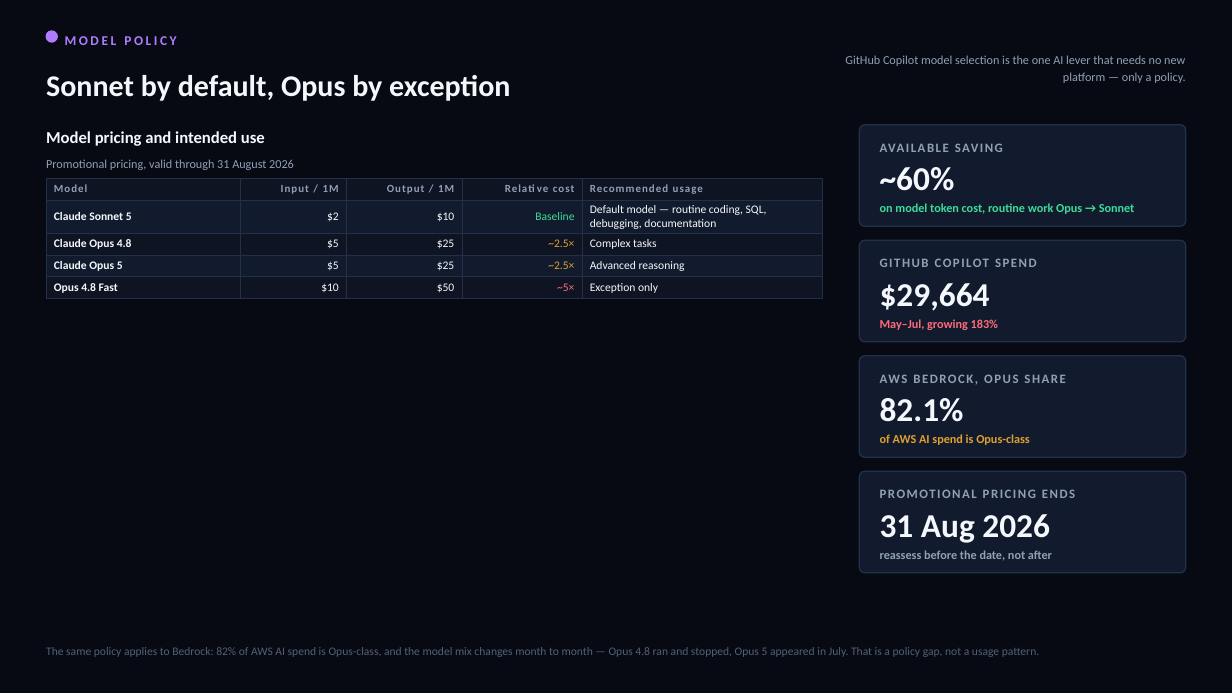
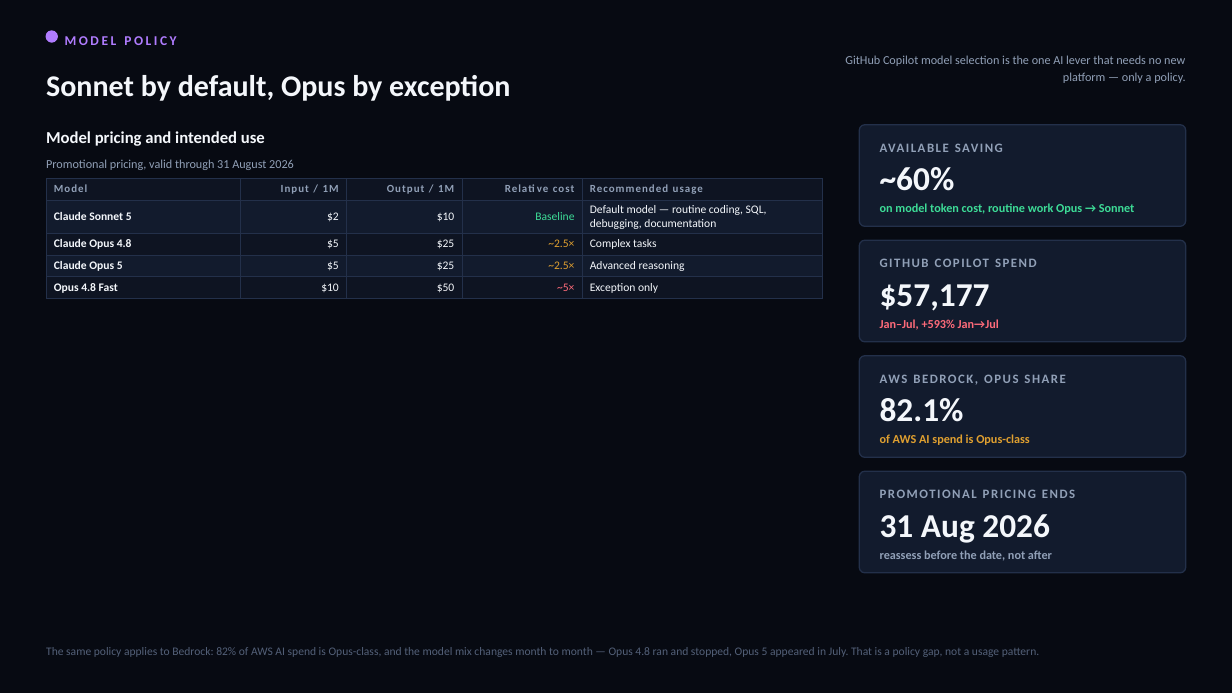
Before and after one commit to arielga5-code/Finops, a slide deck: slide 22 of deck/Harel_Cloud_Cost_CIO_v34.pptx (slide 23 before the commit). Drawn at 1232x693 pixels with LibreOffice and Linux fonts; fonts in the diff are those of the drawing. Boxes give left, top, right and bottom in pixels: in the first picture for what was removed or moved away, otherwise in the second. Text is boxed around its words. In the diff, an @@ line names an element or a change of style, - is before the commit and + after.

```diff
--- a/deck/Harel_Cloud_Cost_CIO_v34.pptx
+++ b/deck/Harel_Cloud_Cost_CIO_v34.pptx
@@ text at (880, 284, 990, 311): text changed @@
-$29,664
+$57,177
@@ text at (880, 319, 999, 330): text changed @@
-May–Jul, growing 183%
+Jan–Jul, +593% Jan→Jul
```
Also in this commit, not shown: 20 other slides changed, 1 slide removed, 2 other files.
